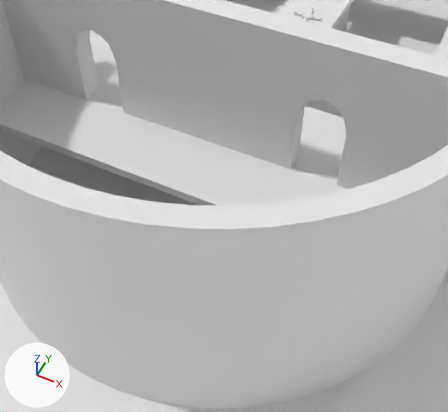
Two versions of the Blender file Content/Maps/Sanctuary.blend, one commit apart.
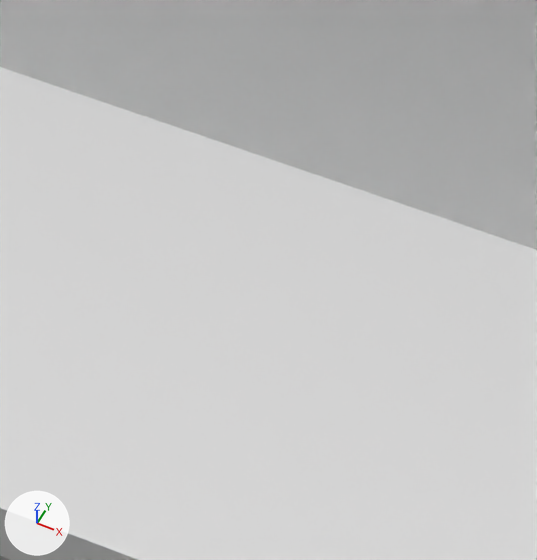
There are two pictures of each version: one from a 50 mm lens placed at (12.06, -36.8, 29.29), pointed at (2.23, -17.14, 4.71), one close up on the part from 37% to 53% of the width and 29% to 47% of the height. Arrows for +X, +Y and +Z are at lower left; the lights stay in place.

The older version as bpy lines, for what is in view:
```python
me_bridge_hidden = bpy.data.meshes.new('Bridge.Hidden')
me_bridge_hidden.from_pydata(...)  # 16 vertices, 14 faces; spans x -9.3..9.3, y -2.0..2.0, z 0.0..0.5
me_bridge_hidden.materials.append(mat_platform)  # its picture is missing
me_spawn_pad_002 = bpy.data.meshes.new('spawn_pad.002')
me_spawn_pad_002.from_pydata(...)  # 256 vertices, 187 faces; spans x -1.0..1.0, y -1.0..1.0, z 0.0..0.2
me_spawn_pad_002.materials.append(mat_spawnpad)  # white #e7e7e7
me_wall_south = bpy.data.meshes.new('Wall.South')
me_wall_south.from_pydata(...)  # 216 vertices, 172 faces; spans x -14.0..14.0, y -14.0..0.0, z 0.0..14.0
me_wall_south.materials.append(mat_wall)  # its picture is missing
ob_bridge_hidden = bpy.data.objects.new('Bridge.Hidden', me_bridge_hidden)
ob_bridge_hidden.location = (0.0, -16.3, 5.5)
ob_bridge_hidden.rotation_euler = (0.0, 0.0, -3.142)  # degrees (0, 0, -180)
ob_bridge_hidden.scale = (1.45, 1.0, 1.0)
ob_playerspawn = bpy.data.objects.new('PlayerSpawn', me_spawn_pad_002)
ob_playerspawn.location = (0.117, 0.0, 6.037)
ob_wall_south = bpy.data.objects.new('Wall.South', me_wall_south)
ob_wall_south.location = (0.0, -13.0, 0.0)
```
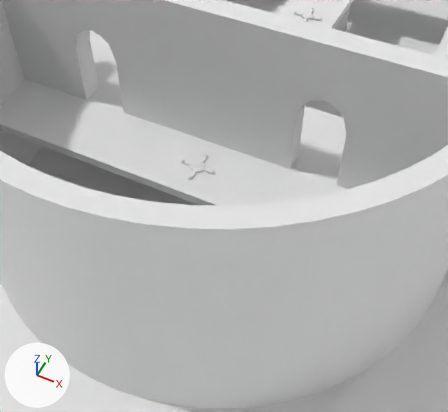
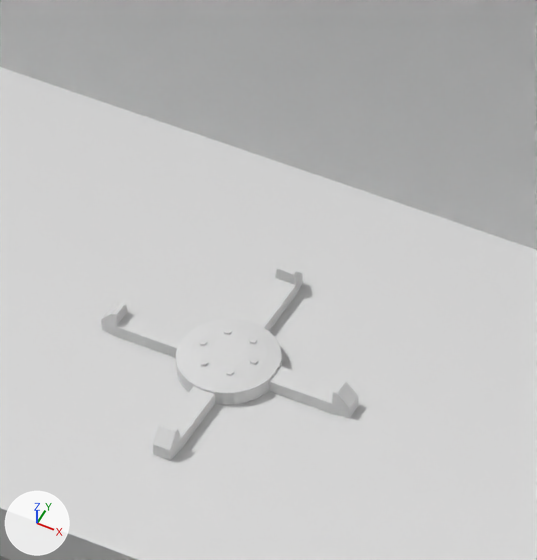
Where the change shows, as pixel boxes [x1, y1, x2, y2] in the close-ups (537 x 560 px):
'PlayerSpawn.006', added: after [101, 266, 358, 460]

Edits to the bpy script that builds the scene:
```text
Add ob_playerspawn_006:
    ob_playerspawn_006 = bpy.data.objects.new('PlayerSpawn.006', me_spawn_pad_002.copy())  # the mesh of ob_playerspawn
    ob_playerspawn_006.location = (0.307, -16.354, 6.005)
```
